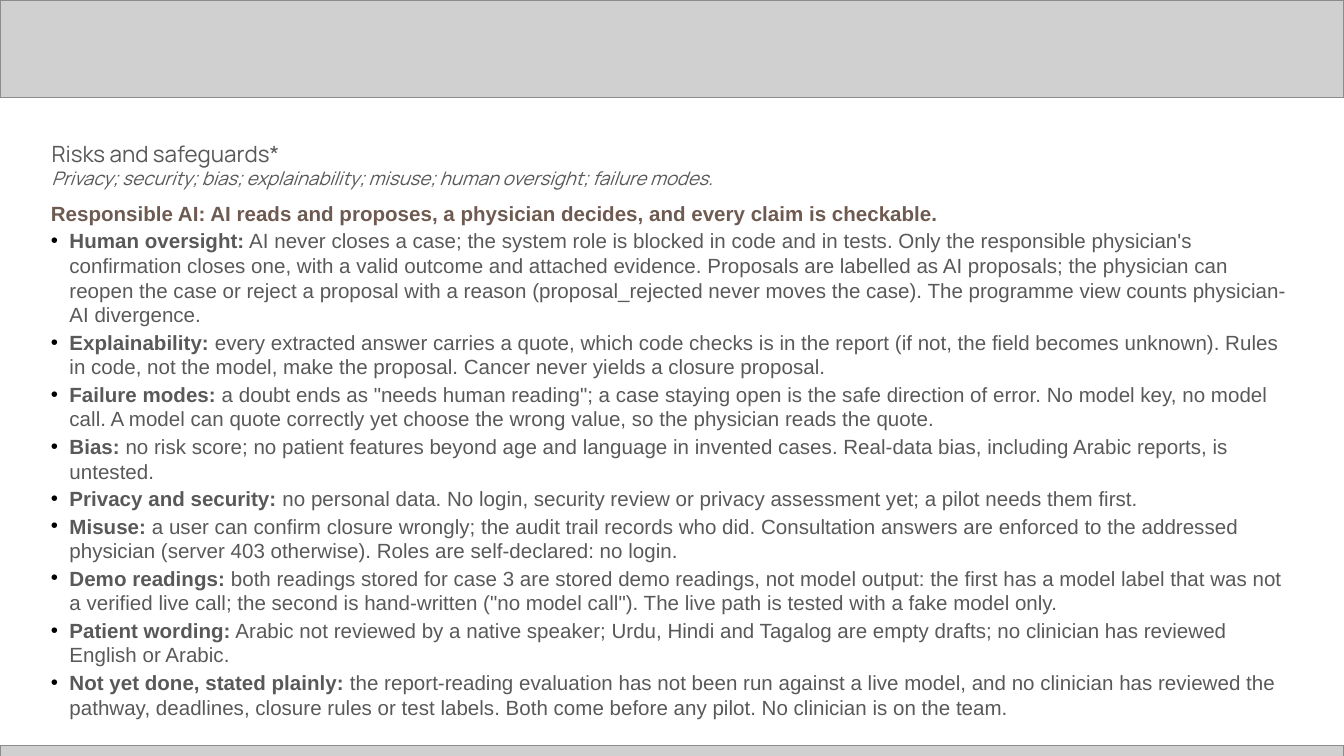
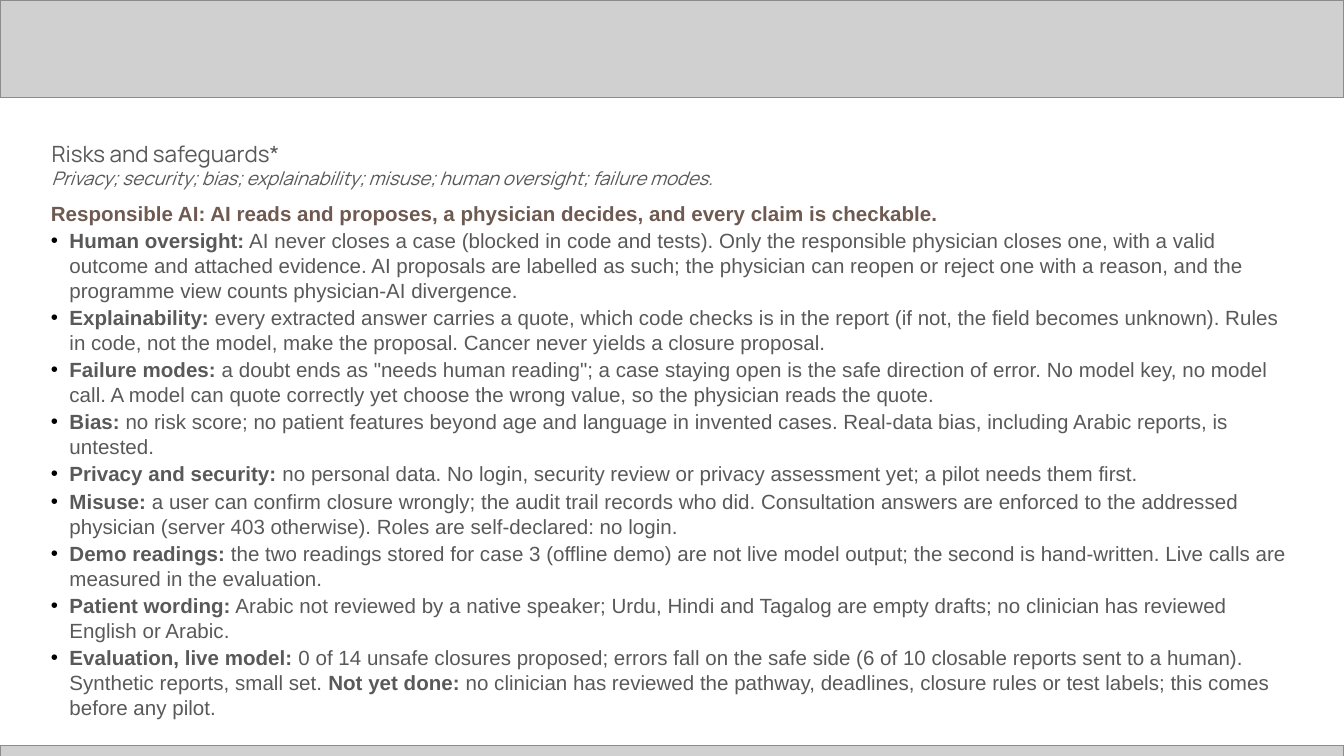
Before and after one commit to alfianhid/nexyra, a slide deck: slide 9 of docs/deck/Nexyra-C05-submission.pptx. Drawn at 1344x756 pixels with LibreOffice and Linux fonts; fonts in the diff are those of the drawing; grey boxes stand for pictures. Boxes give left, top, right and bottom in pixels: in the first picture for what was removed or moved away, otherwise in the second. Text is boxed around its words. In the diff, an @@ line names an element or a change of style, - is before the commit and + after.

```diff
--- a/docs/deck/Nexyra-C05-submission.pptx
+++ b/docs/deck/Nexyra-C05-submission.pptx
@@ text at box(69, 233, 1243, 303): text changed @@
-• Human oversight: AI never closes a case; the system role is blocked in code and in tests. Only the responsible physician's confirmation closes one, with a valid outcome and attached evidence. Proposals are labelled as AI proposals; the physician can reopen the case or reject a proposal with a reason (proposal_rejected never moves the case). The programme view counts physician-AI divergence.
+• Human oversight: AI never closes a case (blocked in code and tests). Only the responsible physician closes one, with a valid outcome and attached evidence. AI proposals are labelled as such; the physician can reopen or reject one with a reason, and the programme view counts physician-AI divergence.
@@ text at box(69, 546, 1286, 586): text changed @@
-• Demo readings: both readings stored for case 3 are stored demo readings, not model output: the first has a model label that was not a verified live call; the second is hand-written ("no model call"). The live path is tested with a fake model only.
+• Demo readings: the two readings stored for case 3 (offline demo) are not live model output; the second is hand-written. Live calls are measured in the evaluation.
@@ text at box(69, 650, 1269, 719): text changed @@
-• Not yet done, stated plainly: the report-reading evaluation has not been run against a live model, and no clinician has reviewed the pathway, deadlines, closure rules or test labels. Both come before any pilot. No clinician is on the team.
+• Evaluation, live model: 0 of 14 unsafe closures proposed; errors fall on the safe side (6 of 10 closable reports sent to a human). Synthetic reports, small set. Not yet done: no clinician has reviewed the pathway, deadlines, closure rules or test labels; this comes before any pilot.
```
Also in this commit, not shown: 3 other slides changed, 18 other files.
